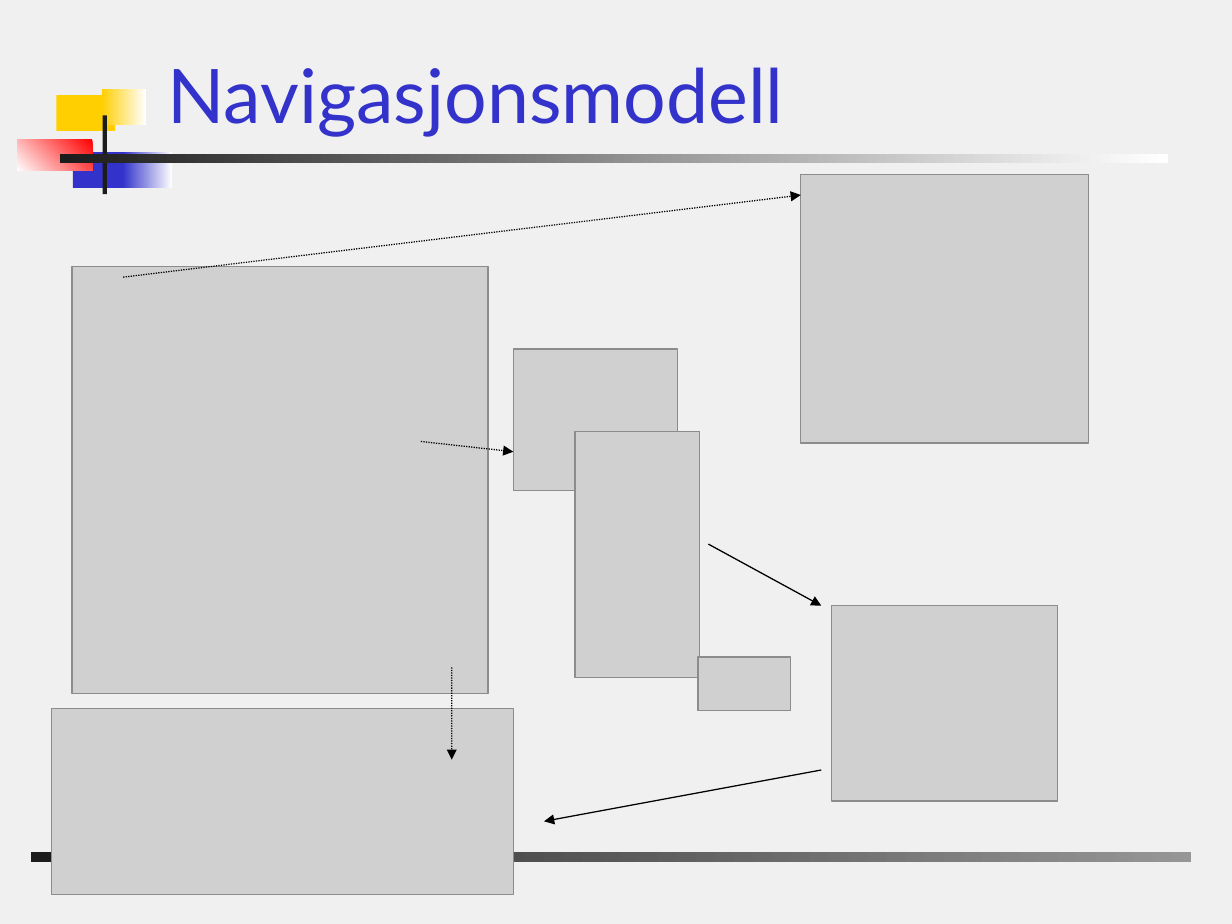
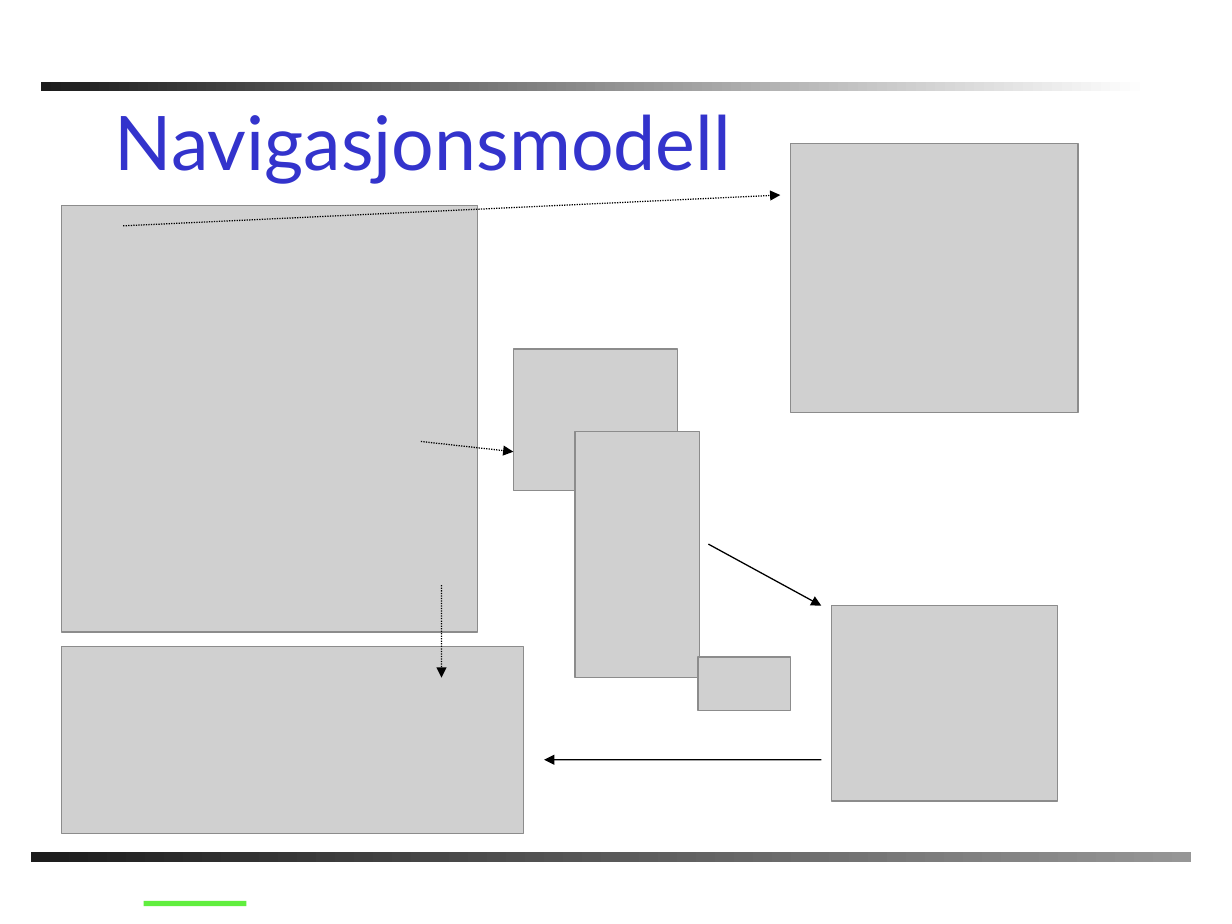
Before and after one commit to PhilJollans/AnkhSVN2019, a slide deck: slide 9 of doc/powerpoint/Subversion_addin_for_VS.NET.ppt (slide 11 before the commit). Drawn at 1232x924 pixels with LibreOffice and Linux fonts; fonts in the diff are those of the drawing; grey boxes stand for pictures; background and template pictures are left out. Boxes give left, top, right and bottom in pixels: in the first picture for what was removed or moved away, otherwise in the second. Text is boxed around its words. In the diff, an @@ line names an element or a change of style, - is before the commit and + after.

```diff
--- a/doc/powerpoint/Subversion_addin_for_VS.NET.ppt
+++ b/doc/powerpoint/Subversion_addin_for_VS.NET.ppt
@@ background #F0F0F0 to #FFFFFF @@
@@ rectangle: place and size @@
-rectangle at box(59, 154, 1168, 164)
+rectangle at box(41, 83, 1149, 92)
@@ title "Navigasjonsmodell": place and size @@
-title "Navigasjonsmodell" at box(167, 67, 783, 136)
+title "Navigasjonsmodell" at box(115, 114, 731, 183)
@@ rectangle removed at box(102, 89, 147, 124) @@
@@ rectangle removed at box(57, 95, 116, 131) @@
@@ rectangle removed at box(102, 116, 106, 195) @@
@@ rectangle removed at box(17, 139, 92, 171) @@
@@ picture: place and size @@
-picture at box(801, 175, 1088, 444)
+picture at box(791, 144, 1078, 413)
@@ rectangle removed at box(73, 152, 129, 187) @@
@@ rectangle removed at box(123, 152, 172, 187) @@
@@ picture: place and size @@
-picture at box(71, 267, 488, 694)
+picture at box(62, 206, 478, 632)
@@ arrow moved from (123, 277) - (801, 195) to (123, 225) - (780, 195) @@
@@ arrow moved from (452, 668) - (452, 760) to (441, 585) - (441, 678) @@
@@ picture: place and size @@
-picture at box(52, 708, 514, 894)
+picture at box(62, 647, 524, 833)
@@ arrow moved from (822, 770) - (545, 822) to (822, 760) - (545, 760) @@
@@ line added from (144, 903) to (246, 903), #60EE3E 3 pt @@
```
Also in this commit, not shown: 22 other slides changed, 1 slide added, 1 slide removed.
